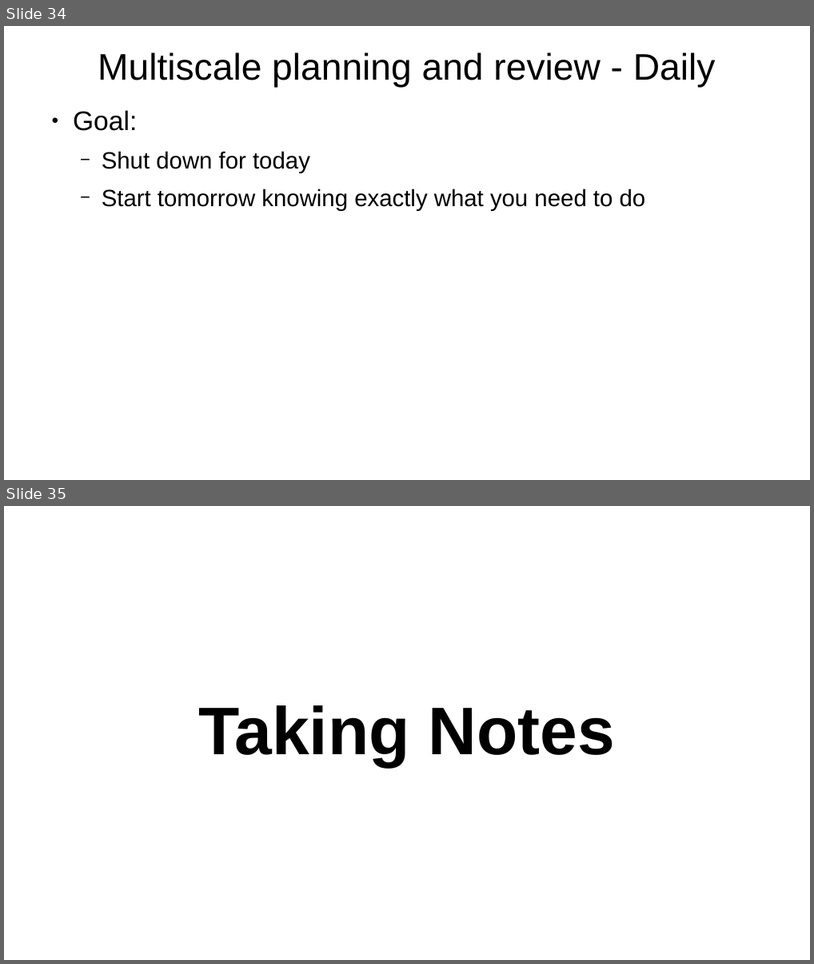
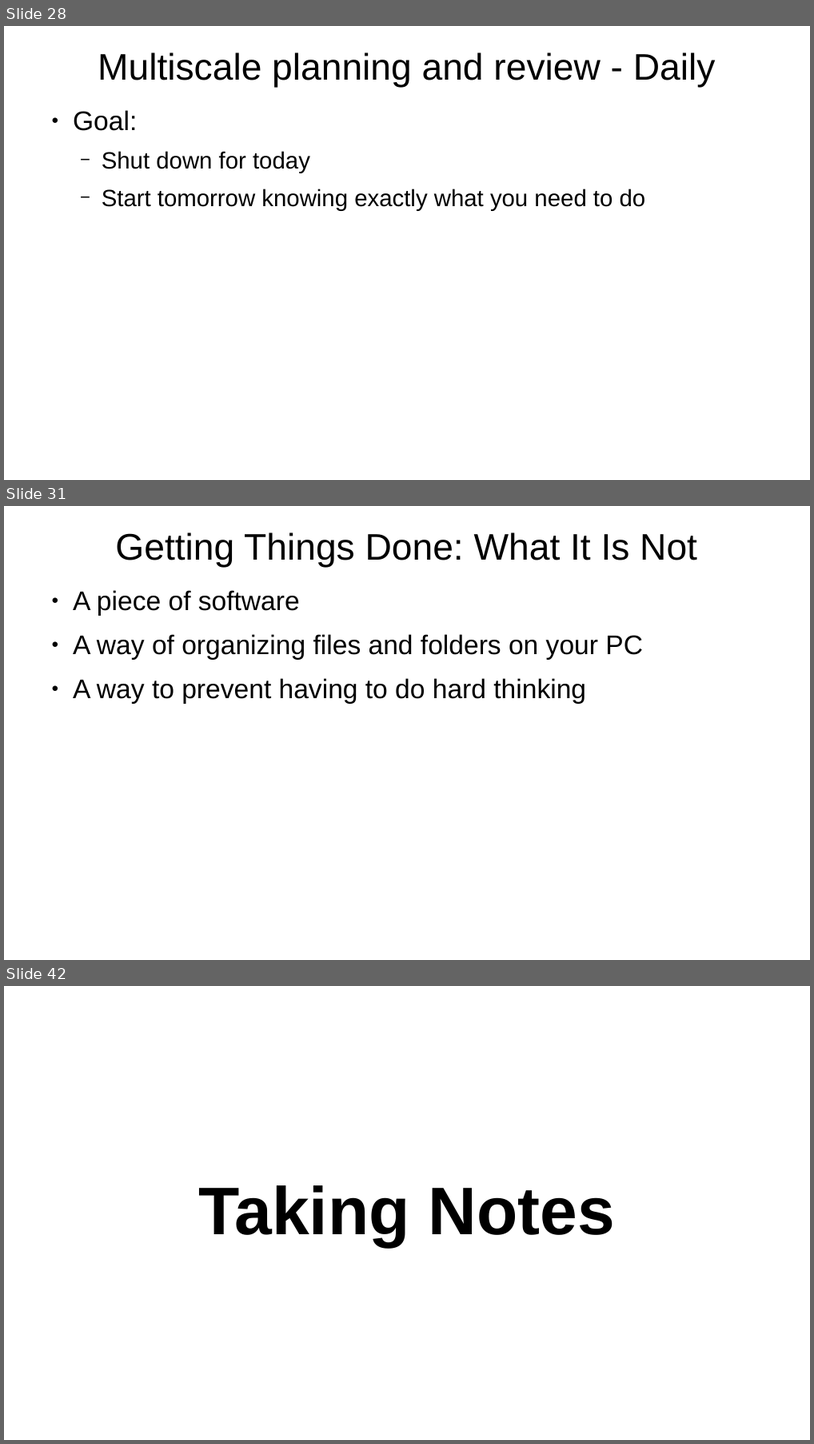
Before and after one commit to arnegevaert/SC26, a slide deck: personal_effectiveness.odp. Shown one above the other, each under a label of ours: slides 34 and 35 before the commit, slides 28, 31 and 42 after it; the slides between them are not shown. The pictures are 814x964 and 814x1444 pixels, drawn with LibreOffice and Linux fonts; fonts in the diff are those of the drawing. Boxes give left, top, right and bottom in pixels: in the first picture for what was removed or moved away, otherwise in the second. Text is boxed around its words. In the diff, an @@ line names an element or a change of style, - is before the commit and + after.

```diff
--- a/personal_effectiveness.odp
+++ b/personal_effectiveness.odp
@@ slide 31 added at [4,506,810,960], background #FFFFFF @@
@@ title added at [115,532,698,568], 44 pt, text #000000 @@
+Getting Things Done: What It Is Not
@@ text added at [73,590,643,704], 32 pt, text #000000 @@
+● A piece of software
+● A way of organizing files and folders on your PC
+● A way to prevent having to do hard thinking
@@ what was slide 34 is now slide 28 @@
@@ what was slide 35 is now slide 42 @@
```
Also in this commit, not shown: 7 slides changed, 13 other slides added, 5 slides removed.
